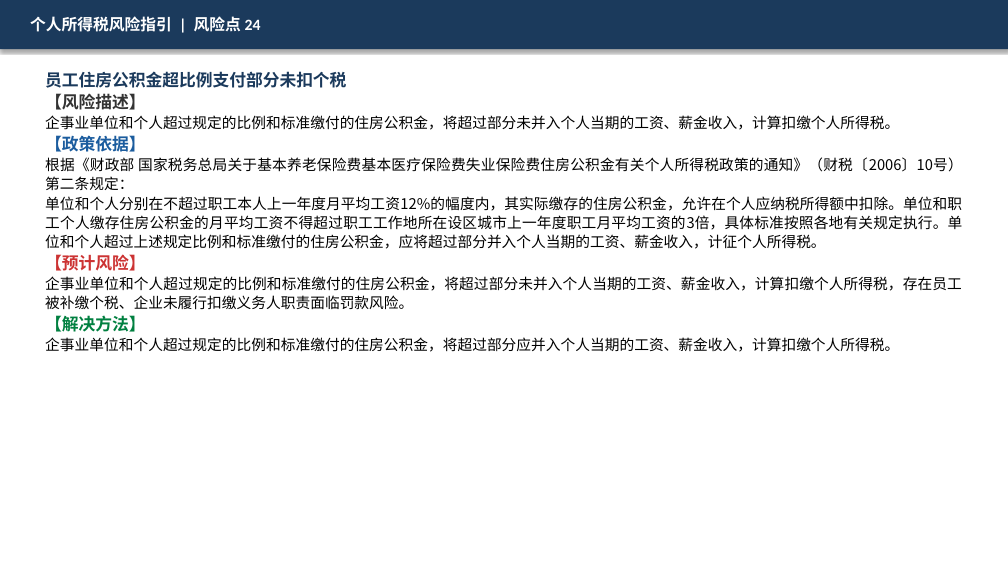
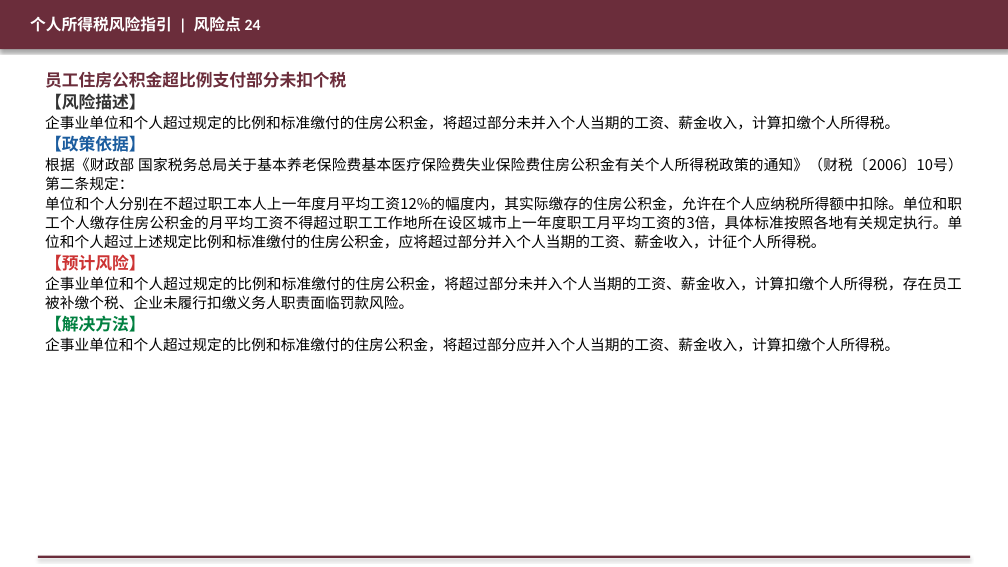
Before and after one commit to SlainTroyard/ppt, a slide deck: slide 25 of ppts_output_v3/03_个人所得税风险指引.pptx. Drawn at 1008x567 pixels with LibreOffice and Linux fonts; fonts in the diff are those of the drawing. Boxes give left, top, right and bottom in pixels: in the first picture for what was removed or moved away, otherwise in the second. Text is boxed around its words. In the diff, an @@ line names an element or a change of style, - is before the commit and + after.

```diff
--- a/ppts_output_v3/03_个人所得税风险指引.pptx
+++ b/ppts_output_v3/03_个人所得税风险指引.pptx
@@ rectangle "个人所得税风险指引 | 风险点 24" at [0,0,1008,49]: fill #1B3A5C to #6B2D3B @@
@@ text at [45,71,346,88]: text colour #1B3A5C to #6B2D3B in "员工住房公积金超比例支付部分未扣个税" @@
@@ rectangle added at [38,556,970,558], fill #6B2D3B @@
```
Also in this commit, not shown: 42 other slides changed, 20 other files.
